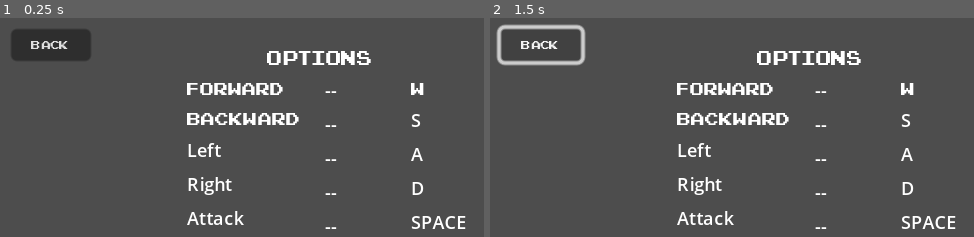
Above: before the commit, frames 1-2 (left to right).
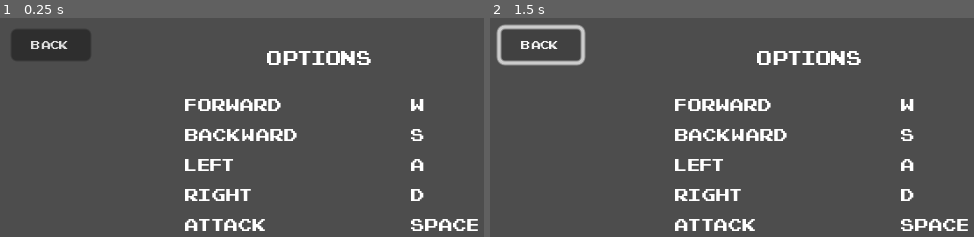
Above: after the commit, the same moments.

Repository: AlayandeWork/Rate.My.Hero
Game: Godot game, scene res://Nodes/Menu/options.tscn
Same seed, same stepped clock (60 frames per second), same inputs: the game is played once before the commit and once after it. This scene is started directly instead of the project's main scene.
Inputs (mouse positions are in pixels of both pictures, inside the frame that each line leads up to):
- Up to frame 1 (0.25 s): no input
- Up to frame 2 (1.5 s): tap Enter at 0.5 s; move the mouse to (944, 175) at 0.52 s; hold Right (Right) 0.53-1.25 s; hold Space (Attack) 0.53-1.25 s; click "Back" at 1.25 s

The runs differ from the first frame. In frame 1, 6.4% of the frame differs, in the area x 38-99%, y 29-98%; in frame 2, 6.4%.

Commit message:
removing the space between

Diff:
--- a/Nodes/Menu/options.tscn
+++ b/Nodes/Menu/options.tscn
@@ -36,10 +36,10 @@
 
 [node name="VBoxContainer2" type="VBoxContainer" parent="."]
 layout_mode = 0
-offset_left = 96.0
-offset_top = 32.0
-offset_right = 173.0
-offset_bottom = 113.0
+offset_left = 95.0
+offset_top = 40.0
+offset_right = 264.0
+offset_bottom = 111.0
 
 [node name="forward" type="Label" parent="VBoxContainer2"]
 layout_mode = 2
@@ -55,16 +55,19 @@
 
 [node name="left" type="Label" parent="VBoxContainer2"]
 layout_mode = 2
+theme_override_fonts/font = ExtResource("1_motet")
 theme_override_font_sizes/font_size = 9
 text = "Left"
 
 [node name="right" type="Label" parent="VBoxContainer2"]
 layout_mode = 2
+theme_override_fonts/font = ExtResource("1_motet")
 theme_override_font_sizes/font_size = 9
 text = "Right"
 
 [node name="attack" type="Label" parent="VBoxContainer2"]
 layout_mode = 2
+theme_override_fonts/font = ExtResource("1_motet")
 theme_override_font_sizes/font_size = 9
 text = "Attack
 "
@@ -72,65 +75,37 @@
 [node name="VBoxContainer3" type="VBoxContainer" parent="."]
 layout_mode = 0
 offset_left = 208.0
-offset_top = 32.0
-offset_right = 250.0
-offset_bottom = 113.0
+offset_top = 40.0
+offset_right = 315.0
+offset_bottom = 121.0
 
-[node name="forward" type="Label" parent="VBoxContainer3"]
+[node name="w" type="Label" parent="VBoxContainer3"]
 layout_mode = 2
 theme_override_fonts/font = ExtResource("1_motet")
 theme_override_font_sizes/font_size = 9
 text = "W              "
 
-[node name="backward" type="Label" parent="VBoxContainer3"]
+[node name="s" type="Label" parent="VBoxContainer3"]
 layout_mode = 2
+theme_override_fonts/font = ExtResource("1_motet")
 theme_override_font_sizes/font_size = 9
 text = "S"
 
-[node name="left" type="Label" parent="VBoxContainer3"]
+[node name="a" type="Label" parent="VBoxContainer3"]
 layout_mode = 2
+theme_override_fonts/font = ExtResource("1_motet")
 theme_override_font_sizes/font_size = 9
 text = "A"
 
-[node name="right" type="Label" parent="VBoxContainer3"]
+[node name="d" type="Label" parent="VBoxContainer3"]
 layout_mode = 2
+theme_override_fonts/font = ExtResource("1_motet")
 theme_override_font_sizes/font_size = 9
 text = "D"
 
-[node name="attack" type="Label" parent="VBoxContainer3"]
+[node name="space" type="Label" parent="VBoxContainer3"]
 layout_mode = 2
+theme_override_fonts/font = ExtResource("1_motet")
 theme_override_font_sizes/font_size = 9
 text = "SPACE
 "
-
-[node name="VBoxContainer4" type="VBoxContainer" parent="."]
-layout_mode = 0
-offset_left = 165.0
-offset_top = 32.0
-offset_right = 171.0
-offset_bottom = 113.0
-
-[node name="Label" type="Label" parent="VBoxContainer4"]
-layout_mode = 2
-theme_override_font_sizes/font_size = 9
-text = "--"
-
-[node name="Label2" type="Label" parent="VBoxContainer4"]
-layout_mode = 2
-theme_override_font_sizes/font_size = 9
-text = "--"
-
-[node name="Label3" type="Label" parent="VBoxContainer4"]
-layout_mode = 2
-theme_override_font_sizes/font_size = 9
-text = "--"
-
-[node name="Label4" type="Label" parent="VBoxContainer4"]
-layout_mode = 2
-theme_override_font_sizes/font_size = 9
-text = "--"
-
-[node name="Label5" type="Label" parent="VBoxContainer4"]
-layout_mode = 2
-theme_override_font_sizes/font_size = 9
-text = "--"
